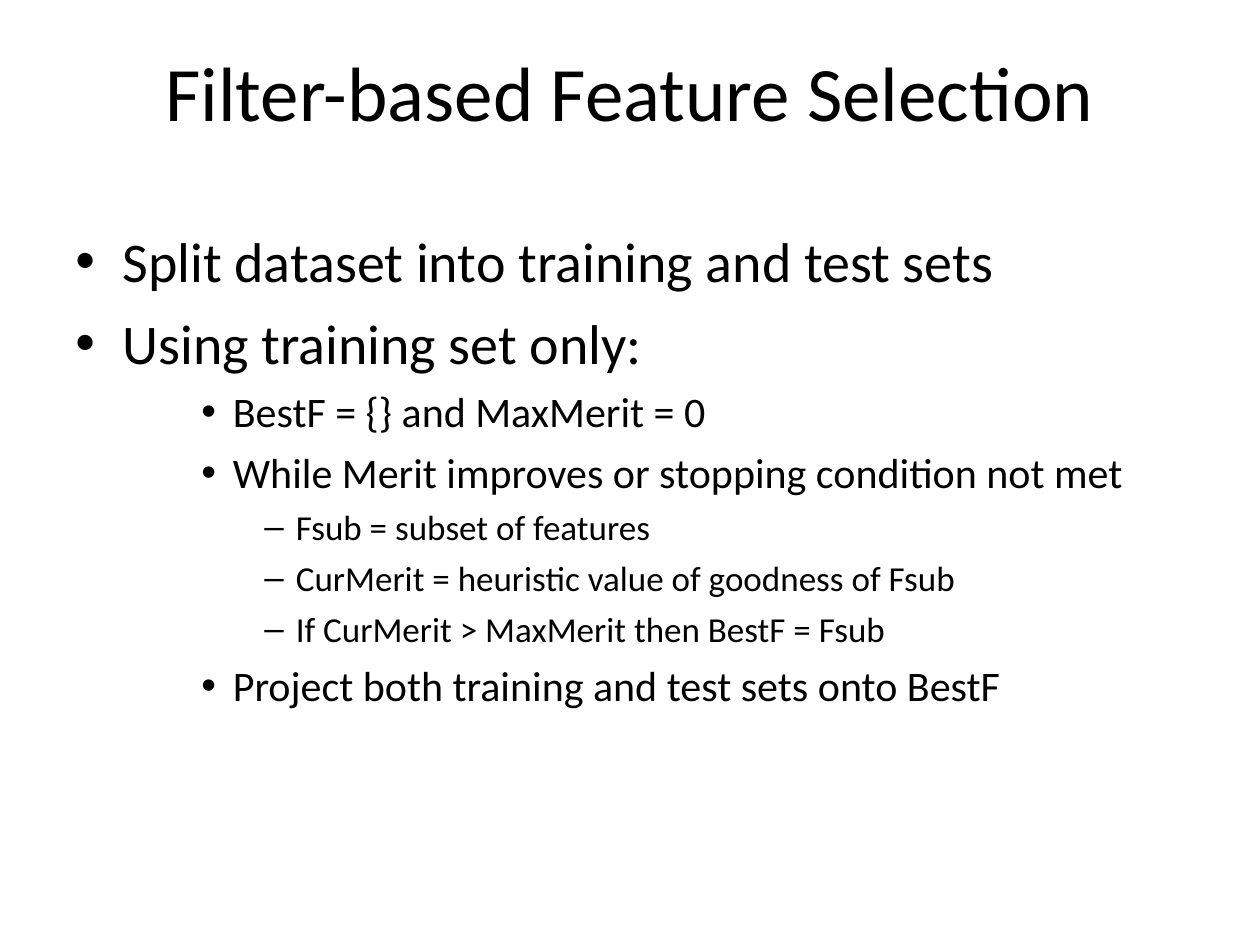
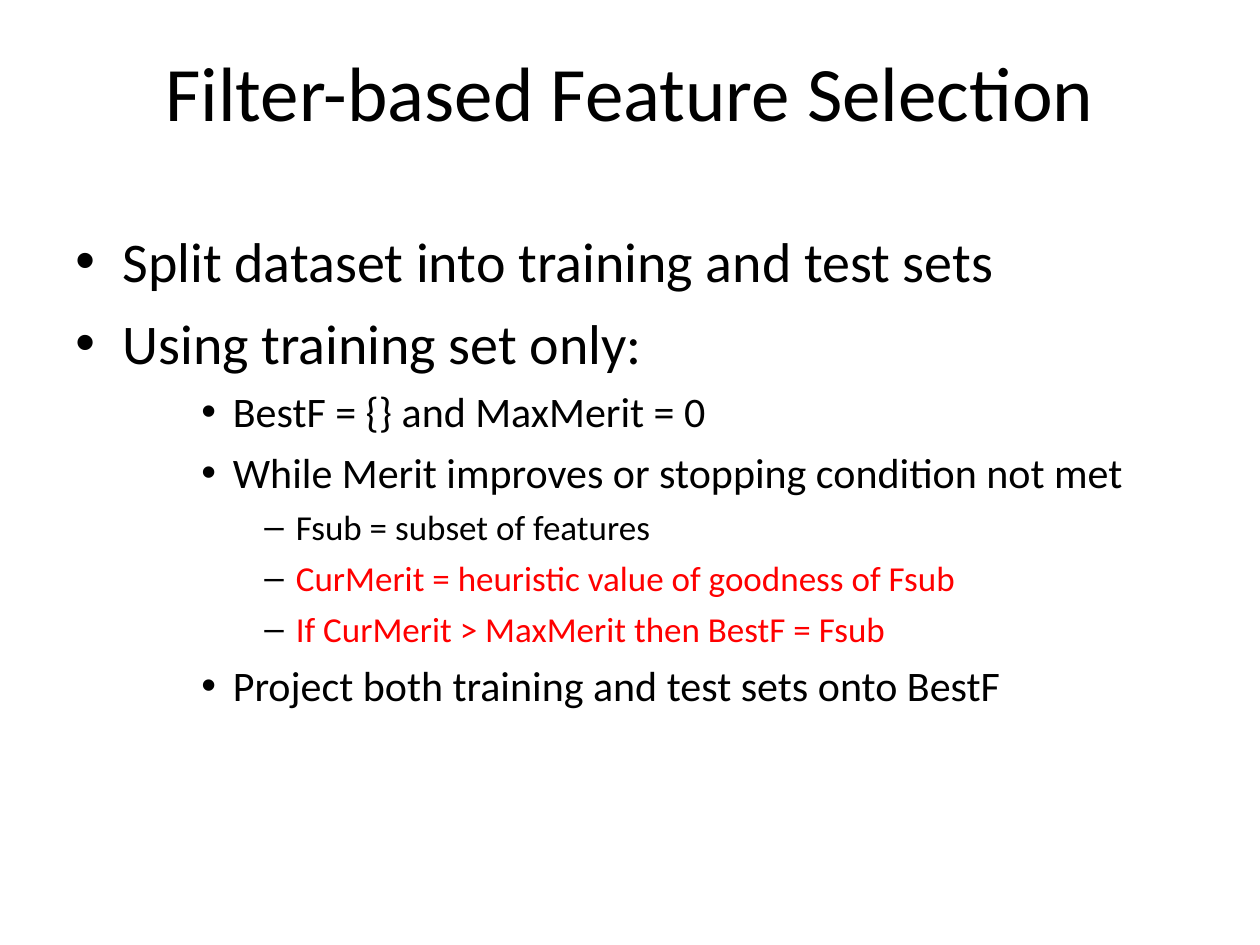
Before and after one commit to chris-clm09/fall2013, a slide deck: slide 32 of CS478-ML/Content/DataManipulation.ppt. Drawn at 1260x945 pixels with LibreOffice and Linux fonts; fonts in the diff are those of the drawing; background and template pictures are left out. Boxes give left, top, right and bottom in pixels: in the first picture for what was removed or moved away, otherwise in the second. Text is boxed around its words. In the diff, an @@ line names an element or a change of style, - is before the commit and + after.

```diff
--- a/CS478-ML/Content/DataManipulation.ppt
+++ b/CS478-ML/Content/DataManipulation.ppt
@@ text at (296,566,955,643): text colour #000000 to #FF0000 in "CurMerit = heuristic value of goodness of ...", "If CurMerit > MaxMerit then BestF = ..." @@
```
Also in this commit, not shown: 2 other files.
